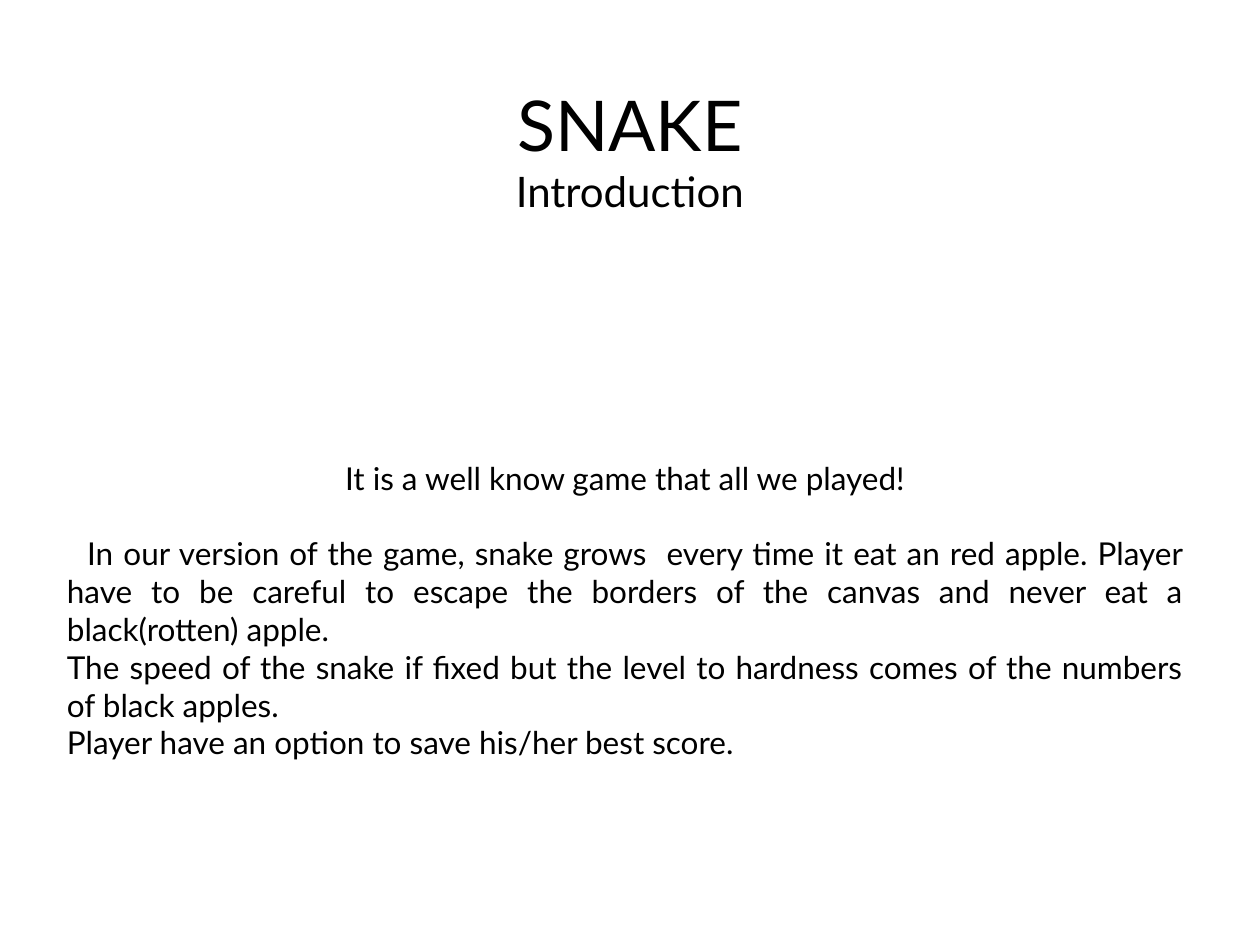
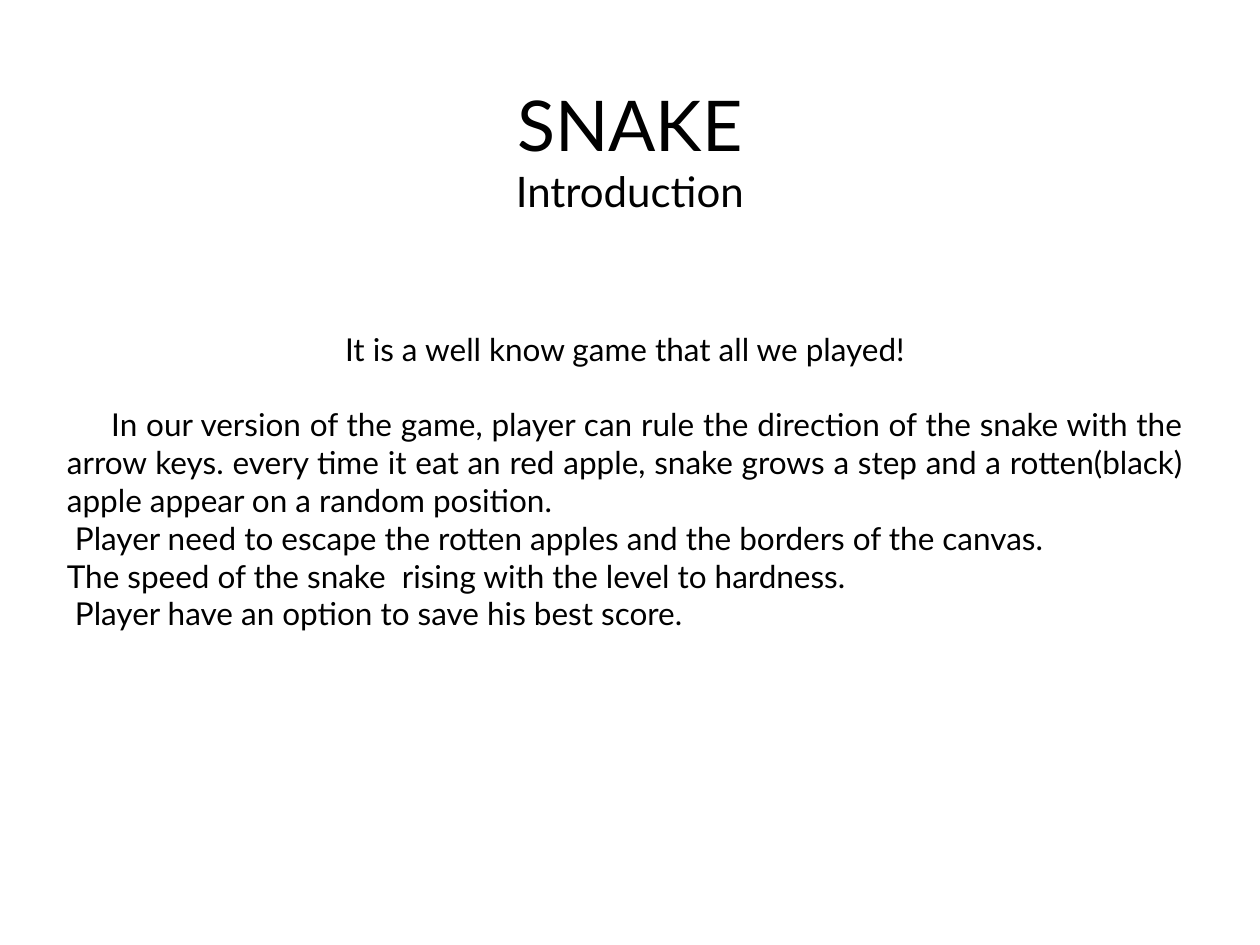
Before and after one commit to IvanKrastev/-Snake-Teamwork-Project--Team-Stonehenge, a slide deck: slide 2 of Snake/Presentation.pptx (slide 1 before the commit). Drawn at 1260x945 pixels with LibreOffice and Linux fonts; fonts in the diff are those of the drawing; background and template pictures are left out. Boxes give left, top, right and bottom in pixels: in the first picture for what was removed or moved away, otherwise in the second. Text is boxed around its words. In the diff, an @@ line names an element or a change of style, - is before the commit and + after.

Commit message:
replaced Presentation.pptx added some text and renaming Text Update file - Members Self Introduction

```diff
--- a/Snake/Presentation.pptx
+++ b/Snake/Presentation.pptx
@@ text "It is a well know ...": place and size @@
-text "It is a well know ..." at box(67, 466, 1183, 760)
+text "It is a well know ..." at box(67, 337, 1183, 631)
@@ text at box(67, 412, 1183, 631): text changed @@
-In our version of the game, snake grows every time it eat an red apple. Player have to be careful to escape the borders of the canvas and never eat a black(rotten) apple.
-The speed of the snake if fixed but the level to hardness comes of the numbers of black apples.
-Player have an option to save his/her best score.
+In our version of the game, player can rule the direction of the snake with the arrow keys. every time it eat an red apple, snake grows a step and a rotten(black) apple appear on a random position.
+Player need to escape the rotten apples and the borders of the canvas.
+The speed of the snake rising with the level to hardness.
+Player have an option to save his best score.
```
Also in this commit, not shown: 1 other slide changed, 1 slide added, 1 other file.
